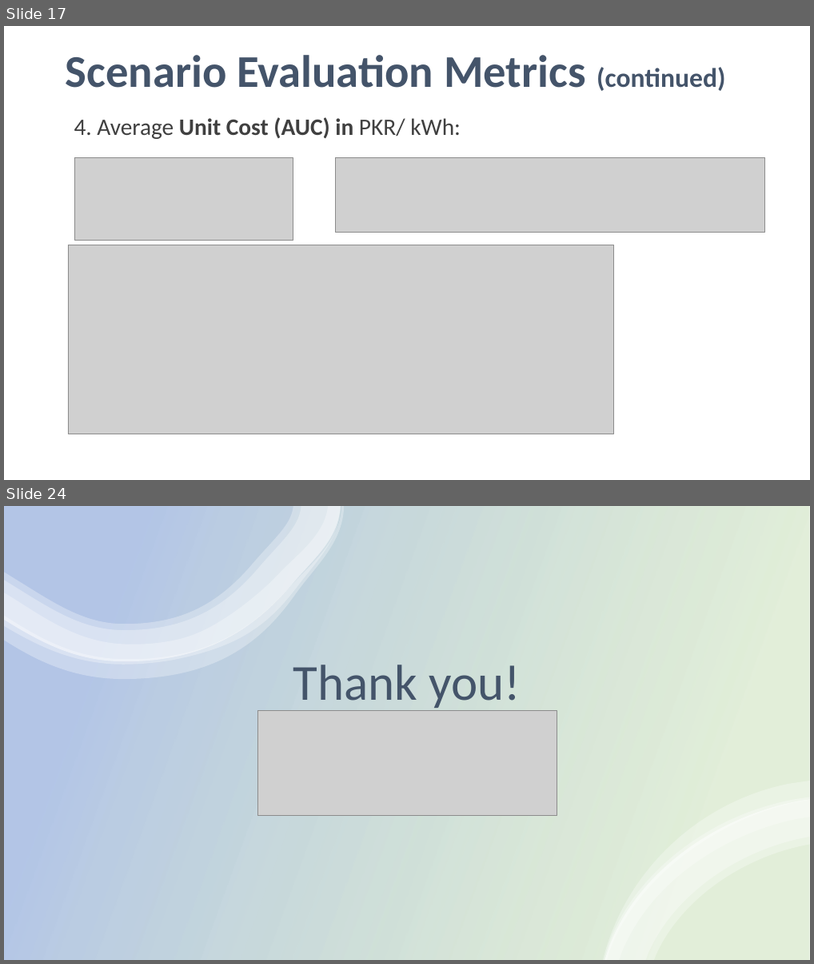
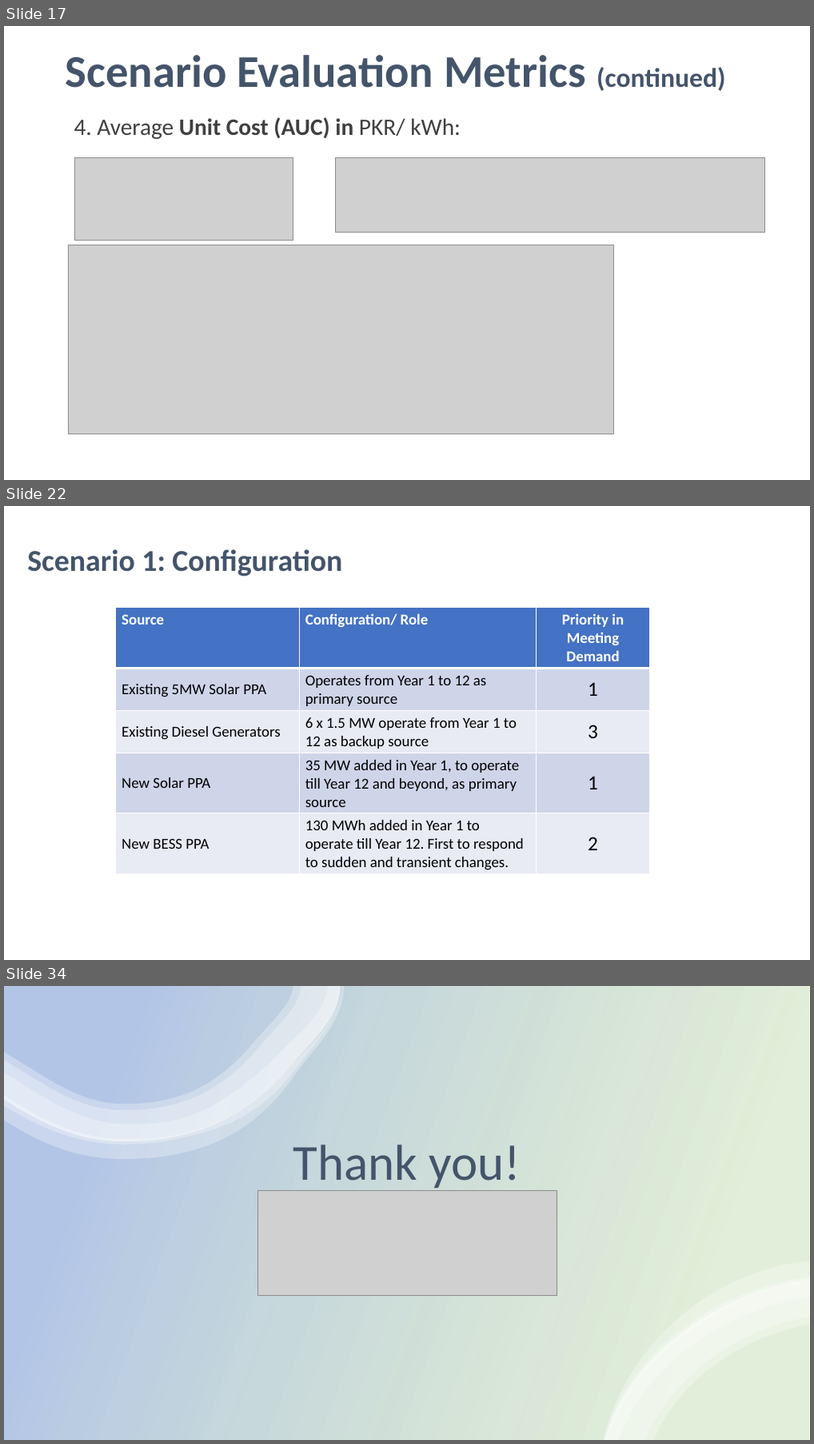
Before and after one commit to mz-mustafa/energy-mix-optimiser, a slide deck: Reporting/SECMC EEM Deck v4.0.pptx. Shown one above the other, each under a label of ours: slides 17 and 24 before the commit, slides 17, 22 and 34 after it; the slides between them are not shown. The pictures are 814x964 and 814x1444 pixels, drawn with LibreOffice and Linux fonts; fonts in the diff are those of the drawing; grey boxes stand for pictures. Boxes give left, top, right and bottom in pixels: in the first picture for what was removed or moved away, otherwise in the second. Text is boxed around its words. In the diff, an @@ line names an element or a change of style, - is before the commit and + after.

```diff
--- a/Reporting/SECMC EEM Deck v4.0.pptx
+++ b/Reporting/SECMC EEM Deck v4.0.pptx
@@ slide 22 added at [4, 506, 810, 960], background #FFFFFF @@
@@ text added at [27, 549, 342, 576], 36 pt, text #44546A, bold @@
+Scenario 1: Configuration
@@ table added at [116, 608, 650, 874], 5 rows, 3 columns @@
+Source | Configuration/ Role | Priority in Meeting Demand
+Existing 5MW Solar PPA | Operates from Year 1 to 12 as primary source | 1
+Existing Diesel Generators | 6 x 1.5 MW operate from Year 1 to 12 as backup source | 3
+New Solar PPA | 35 MW added in Year 1, to operate till Year 12 and beyond, as primary source | 1
+New BESS PPA | 130 MWh added in Year 1 to operate till Year 12. First to respond to sudden and transient changes. | 2
@@ what was slide 24 is now slide 34 @@
```
Also in this commit, not shown: 7 slides changed, 10 other slides added, 1 slide removed, 8 other files.
